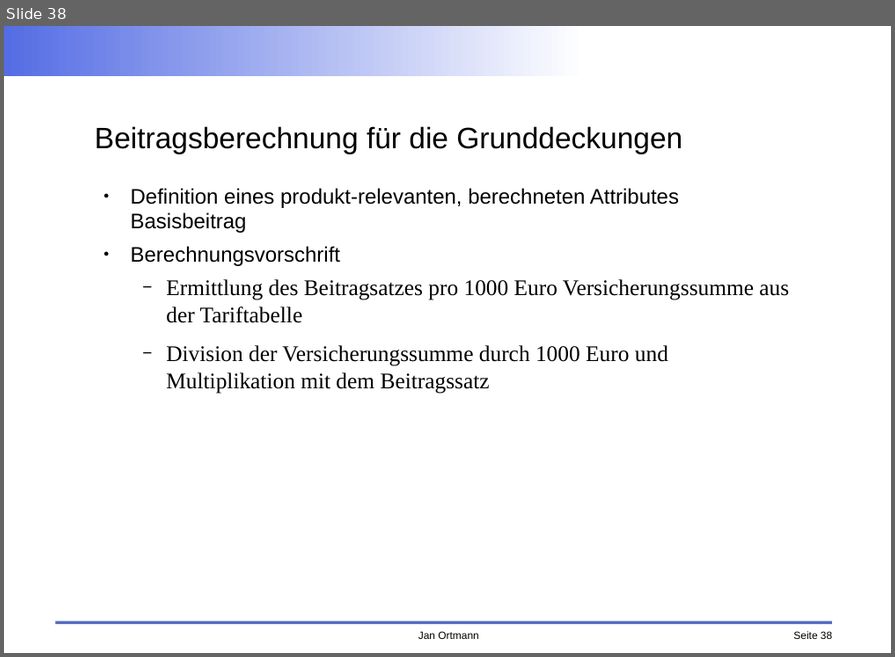
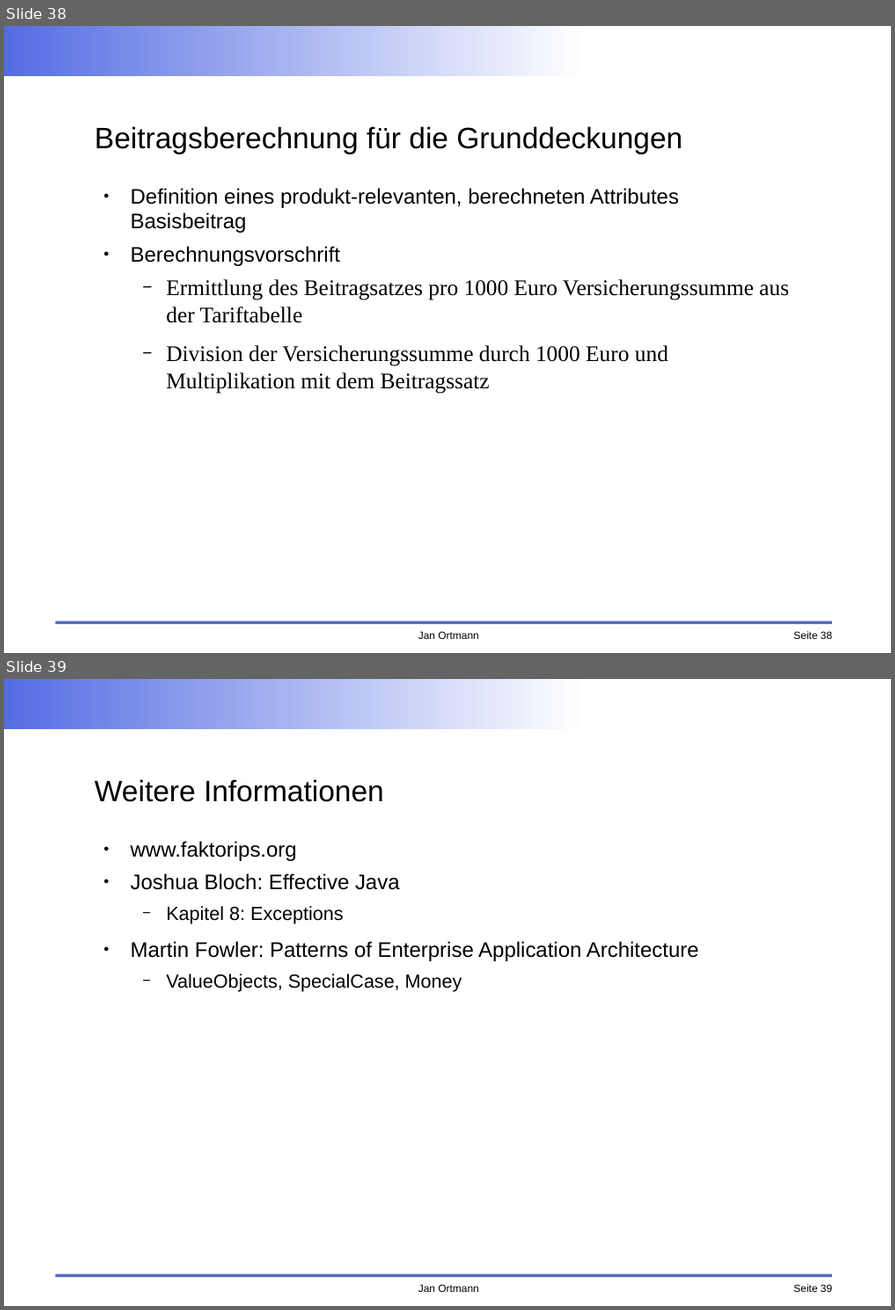
Before and after one commit to faktorips/faktorips.base, a slide deck: org.faktorips.doc/workshop/FaktorIPS-Schulung.odp. Shown one above the other, each under a label of ours: slide 38 before the commit, slides 38 and 39 after it. The pictures are 895x657 and 895x1310 pixels, drawn with LibreOffice and Linux fonts; fonts in the diff are those of the drawing; background and template pictures are left out. Boxes give left, top, right and bottom in pixels: in the first picture for what was removed or moved away, otherwise in the second. Text is boxed around its words. In the diff, an @@ line names an element or a change of style, - is before the commit and + after.

```diff
--- a/org.faktorips.doc/workshop/FaktorIPS-Schulung.odp
+++ b/org.faktorips.doc/workshop/FaktorIPS-Schulung.odp
@@ slide 39 added at (4,679,891,1306), background #FFFFFF; not listed: 4 template elements that a slide beside it also shows @@
@@ title added at (95,779,384,802), 28 pt, text #000000 @@
+Weitere Informationen
@@ text added at (131,841,699,992), 20 pt, text #000000 @@
+● www.faktorips.org
+● Joshua Bloch: Effective Java
+  − Kapitel 8: Exceptions
+● Martin Fowler: Patterns of Enterprise Application Architecture
+  − ValueObjects, SpecialCase, Money
```
Also in this commit, not shown: 5 other files.
